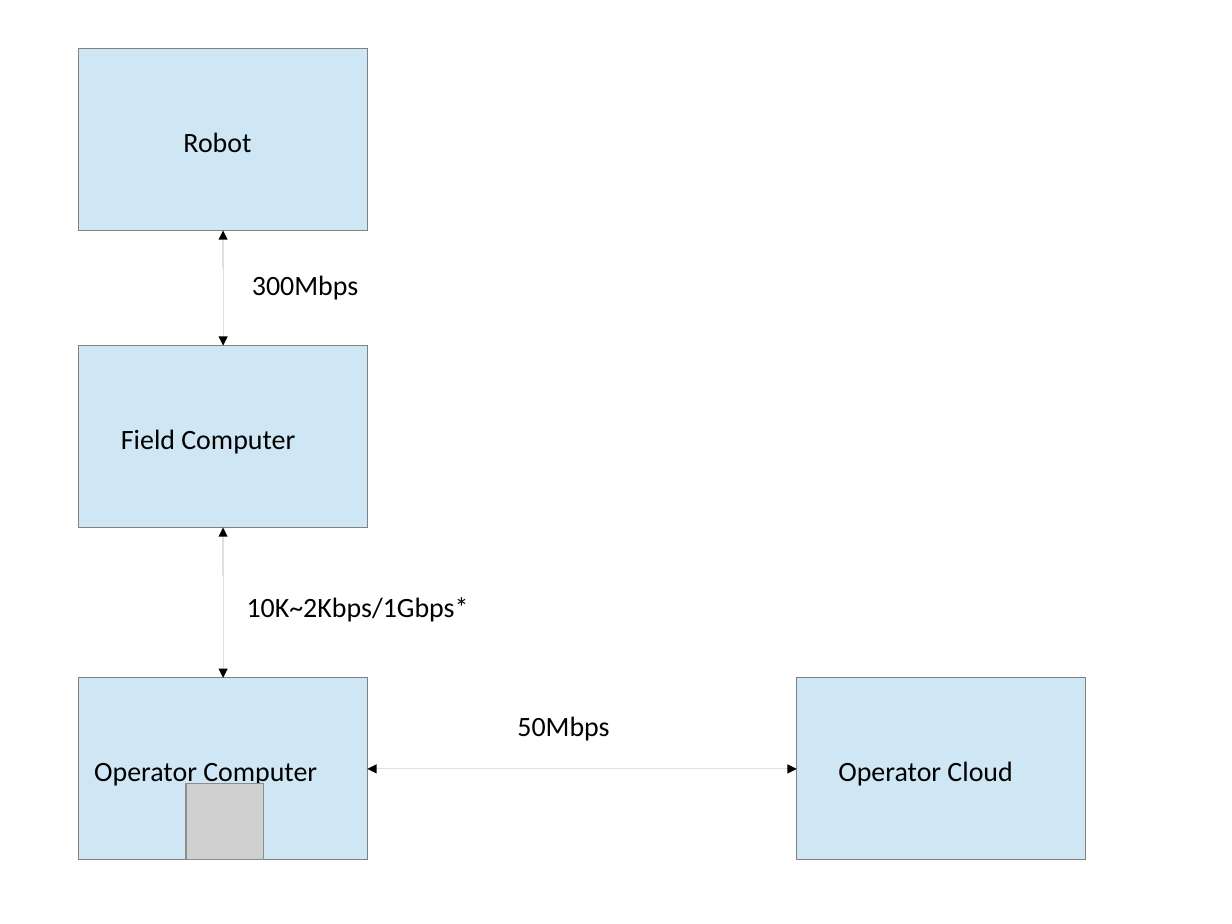
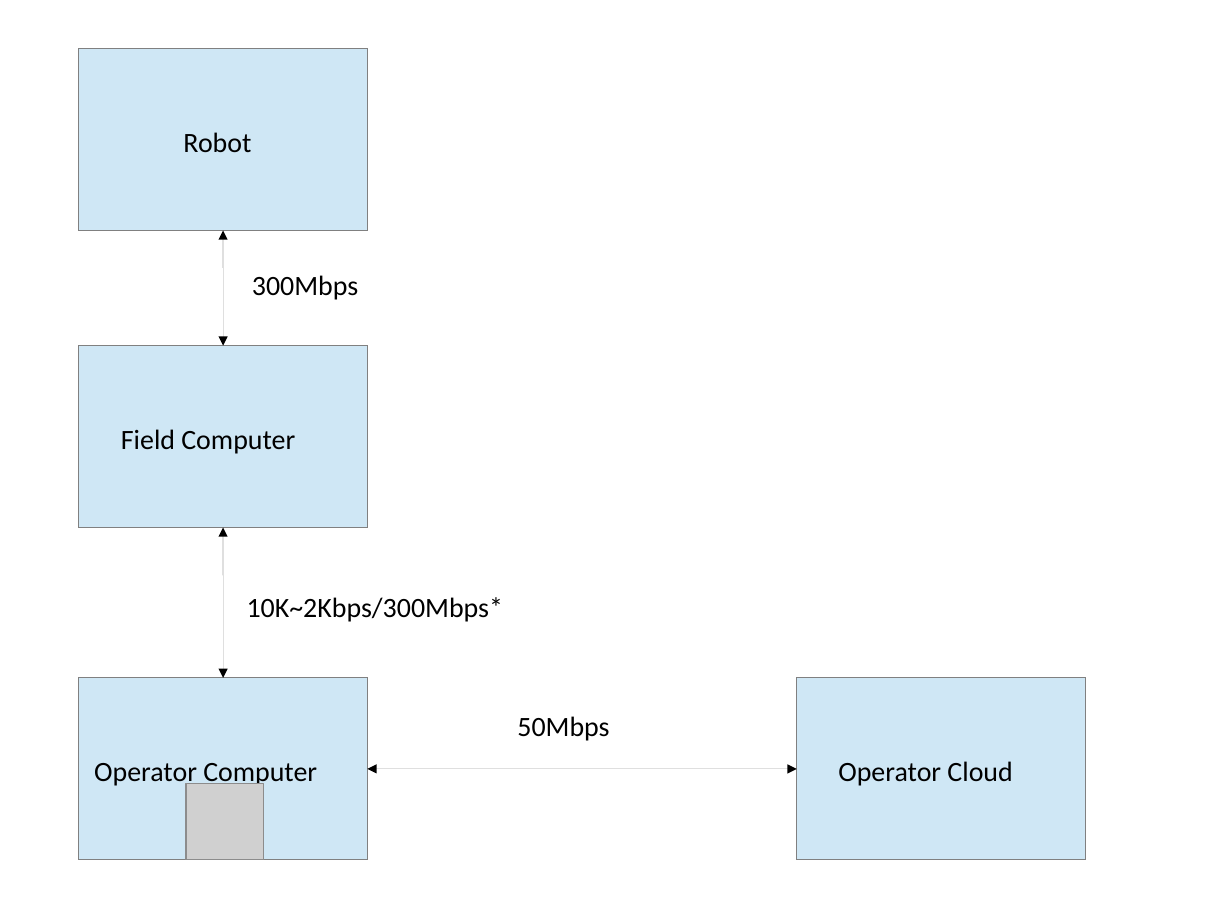
Before and after one commit to jsk-ros-pkg/jsk_demos, a slide deck: slide 1 of jsk_2015_06_hrp_drc/drc_network/images/network.odp. Drawn at 1232x924 pixels with LibreOffice and Linux fonts; fonts in the diff are those of the drawing; grey boxes stand for pictures. Boxes give left, top, right and bottom in pixels: in the first picture for what was removed or moved away, otherwise in the second. Text is boxed around its words. In the diff, an @@ line names an element or a change of style, - is before the commit and + after.

```diff
--- a/jsk_2015_06_hrp_drc/drc_network/images/network.odp
+++ b/jsk_2015_06_hrp_drc/drc_network/images/network.odp
@@ text at box(247, 597, 504, 622): text changed @@
-10K~2Kbps/1Gbps*
+10K~2Kbps/300Mbps*
```
Also in this commit, not shown: 1 other slide changed, 5 other files.
